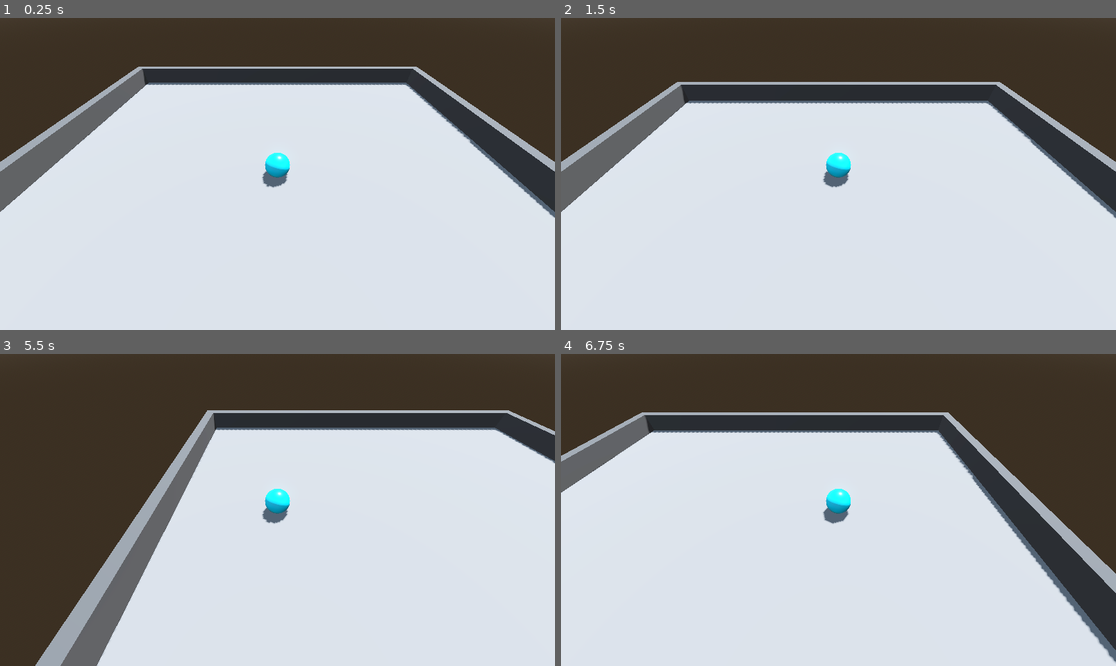
Above: before the commit, frames 1-4 (two rows, left to right).
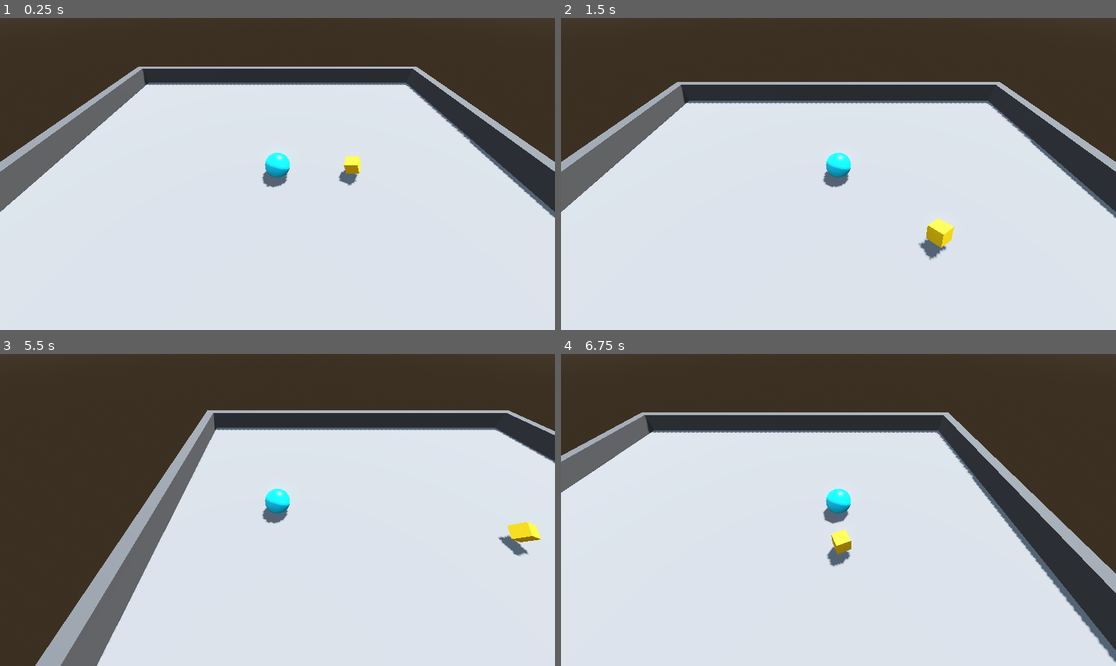
Above: after the commit, the same moments.

Repository: jrenato/godot-roll-a-ball
Game: Godot game, scene res://levels/level.tscn
Same seed, same stepped clock (60 frames per second), same inputs: the game is played once before the commit and once after it.
Inputs:
- Up to frame 1 (0.25 s): no input
- Up to frame 2 (1.5 s): hold W (move_forward) from 0.53 s (still down)
- Up to frame 3 (5.5 s): release W (move_forward) at 2.03 s; hold A (move_left) 2.03-3.53 s; hold S (move_back) 3.53-4.28 s; hold D (move_right) 4.28-5.03 s; hold W (move_forward) from 5.03 s (still down)
- Up to frame 4 (6.75 s): release W (move_forward) at 5.78 s; hold D (move_right) from 5.78 s (still down)

The runs differ from the first frame. In frame 1, 0.3% of the frame differs, in the area x 60-65%, y 44-54%; in frame 2, 0.5%, in the area x 64-71%, y 64-78%; in frame 3, 0.5%; in frame 4, 0.4%.

Commit message:
Added base for collectibles

Diff:
--- /dev/null
+++ b/levels/collectible.gd
@@ -0,0 +1,15 @@
+extends MeshInstance3D
+
+var rotation_vector : Vector3 = Vector3(15, 30, 45)
+
+func _ready() -> void:
+	pass
+#	tween_rotate_loop()
+
+func _process(delta: float) -> void:
+	rotation += rotation_vector * delta * 0.1
+
+#func tween_rotate_loop():
+#	var tween := create_tween()
+#	tween.tween_property(self, "rotation", rotation_vector, 10.0)
+#	tween.tween_callback(tween_rotate_loop)
--- /dev/null
+++ b/levels/collectible.tscn
@@ -0,0 +1,13 @@
+[gd_scene load_steps=4 format=3 uid="uid://bsi1pyviau8rv"]
+
+[ext_resource type="Material" uid="uid://osfbb5o4c8w8" path="res://materials/collectible.tres" id="1_hvmsf"]
+[ext_resource type="Script" path="res://levels/collectible.gd" id="2_a7ynr"]
+
+[sub_resource type="BoxMesh" id="BoxMesh_r630t"]
+size = Vector3(0.5, 0.5, 0.5)
+
+[node name="Collectible" type="MeshInstance3D"]
+transform = Transform3D(0.853553, -0.146447, 0.5, 0.5, 0.5, -0.707107, -0.146447, 0.853553, 0.5, 0, 0, 0)
+mesh = SubResource("BoxMesh_r630t")
+surface_material_override/0 = ExtResource("1_hvmsf")
+script = ExtResource("2_a7ynr")
--- a/levels/level.tscn
+++ b/levels/level.tscn
@@ -1,9 +1,10 @@
-[gd_scene load_steps=12 format=3 uid="uid://dcs7vf55bn8my"]
+[gd_scene load_steps=13 format=3 uid="uid://dcs7vf55bn8my"]
 
 [ext_resource type="PackedScene" uid="uid://drcdw1q5hgjer" path="res://levels/game_camera.tscn" id="1_h056d"]
 [ext_resource type="Material" uid="uid://cjc6hed63y6ra" path="res://materials/ground.tres" id="1_vgfc2"]
 [ext_resource type="PackedScene" uid="uid://cnxvofx5vjmby" path="res://player/player.tscn" id="2_ysrin"]
 [ext_resource type="Material" uid="uid://cti2gfb4nbwn1" path="res://materials/wall.tres" id="4_pnnrh"]
+[ext_resource type="PackedScene" uid="uid://bsi1pyviau8rv" path="res://levels/collectible.tscn" id="5_fhwg8"]
 
 [sub_resource type="ProceduralSkyMaterial" id="ProceduralSkyMaterial_8oxga"]
 sky_horizon_color = Color(0.64625, 0.65575, 0.67075, 1)
@@ -99,3 +100,6 @@
 mesh = SubResource("BoxMesh_4l3ik")
 skeleton = NodePath("../..")
 surface_material_override/0 = ExtResource("4_pnnrh")
+
+[node name="Collectible" parent="." instance=ExtResource("5_fhwg8")]
+transform = Transform3D(0.853553, -0.146447, 0.5, 0.5, 0.5, -0.707107, -0.146447, 0.853553, 0.5, 3, 0.5, 0)
--- /dev/null
+++ b/materials/collectible.tres
@@ -0,0 +1,5 @@
+[gd_resource type="StandardMaterial3D" format=3 uid="uid://osfbb5o4c8w8"]
+
+[resource]
+albedo_color = Color(1, 0.784314, 0, 1)
+roughness = 0.75
Not shown, added: docs/creating-collectibles.md
